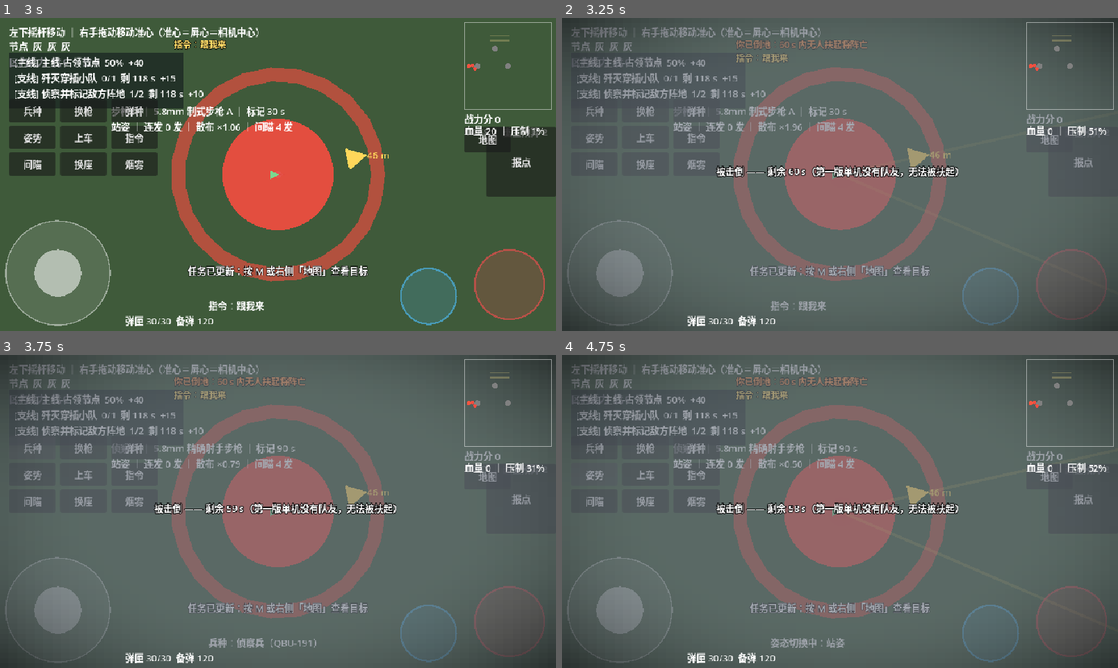
Above: before the commit, frames 1-4 (two rows, left to right).
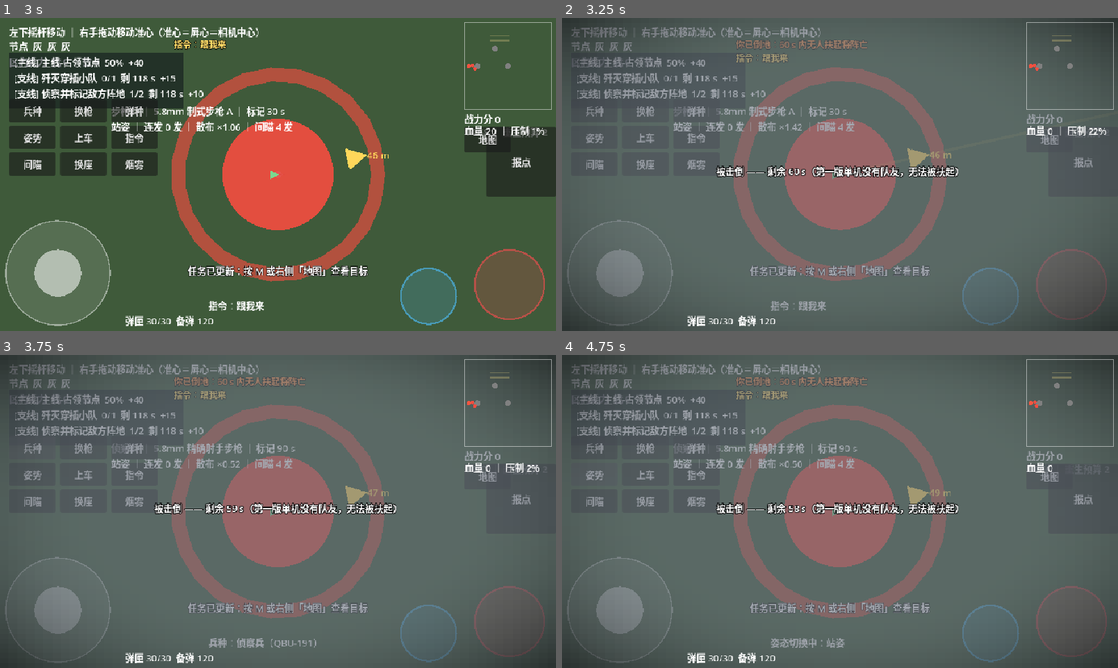
Above: after the commit, the same moments.

Repository: copperbookworm/jieyu-tactics
Game: Godot game, scene res://scenes/gameplay/Main.tscn
The game is run twice, just before and just after one commit, with the same random seed, the same clock (stepped at 60 frames per second) and the same inputs.
Inputs:
- Up to frame 1 (3 s): click "报点" at 0.5 s; click "敌人" at 1.25 s; click "指令" at 2 s; click "跟我来" at 2.75 s
- Up to frame 2 (3.25 s): no input
- Up to frame 3 (3.75 s): click "兵种" at 3.5 s
- Up to frame 4 (4.75 s): click "姿势" at 4.25 s

Frame 1 is identical in both runs. In frame 2, less than 0.1% of the frame differs, in the area x 41-97%, y 33-48%; in frame 3, less than 0.1%; in frame 4, 0.4%, in the area x 30-98%, y 14-85%.

Commit message:
第四十一版补丁3：倒地停火 + 安全重生落点
使用者真机反馈两条：① 被击倒之后仍会被敌人攻击；② 复活位置没换，复活在敌人旁边。

- 倒地停火：新增 Player.is_incapacitated()（downed or not alive）作为统一判据 ——
  步兵 Enemy._update_ai 与敌方载具 Vehicle._ai_update 在目标失去战斗能力时停火（步兵退回巡逻），
  Player.take_damage 在倒地期间直接返回（兜底：流弹 / 爆炸也不该继续削血）
- 安全落点：MatchFlow.pick_respawn_point()（纯函数）在「出生点 + 我方已占领节点」里挑离最近敌人最远的那个；
  最好的候选仍在 RESPAWN_SAFE_DISTANCE(60 m) 内时提示「落点附近有敌人」；相机中心跟着落点；
  重生点不再写死出生点（原实现 = 复活即被围）

验收：单元 30 脚本 894 项全绿（match_flow_test 38 → 49：选点 6 项 + 倒地免伤 3 项）；
集成冒烟 218 项全绿（+5：倒地停火 4 项 + 落点候选点 1 项，且「站着会开火」的对照项证明判定有效）。

文档：本项目开发进度.txt（第四十一版 ⑥）+ 解域游戏.docx（.bak84，check_office 通过）。

Diff:
--- a/data/config/GameConfig.gd
+++ b/data/config/GameConfig.gd
@@ -373,6 +373,9 @@
 const MATCH_DURATION := 900.0          # s，15 分钟
 const OVERTIME_DURATION := 180.0       # s，加时 3 分钟突然死亡
 const RESPAWN_BUDGET_MULTIPLIER := 2   # 重生预算 = 进攻方人数 × 2
+## m，重生点的「安全距离」参考值：候选点里挑离最近敌人最远的那个；
+## 若最好的候选仍在这个距离内，只是提示玩家「落点附近有敌人」，不强改落点（见 MatchFlow.pick_respawn_point）
+const RESPAWN_SAFE_DISTANCE := 60.0
 
 # ────────────── 评分（第一版只留两项，4.8）─────────────
 const SCORE_KILL := 1
--- a/entities/enemy/Enemy.gd
+++ b/entities/enemy/Enemy.gd
@@ -164,6 +164,13 @@
 
 ## AI：发现玩家（通视 + 距离内）→ 交战；只被烟挡住 → 朝最后已知位置盲射；否则巡逻
 func _update_ai(delta: float) -> void:
+	# 候选 Q（2026-10-02 使用者反馈「被敌人击倒之后仍会被攻击」）：目标已倒地或阵亡就不再打，
+	# 退回巡逻（人还在场上晃，但不再朝倒地的玩家开火）。
+	if _player != null and _player.has_method("is_incapacitated") \
+			and _player.is_incapacitated():
+		_state = AIState.PATROL
+		_move_patrol()
+		return
 	if _player == null or _grid == null:
 		return
 	_last_known_age += delta
--- a/entities/player/Player.gd
+++ b/entities/player/Player.gd
@@ -506,6 +506,10 @@
 func take_damage(amount: float) -> void:
 	if not alive:
 		return
+	if downed:
+		# 候选 Q（2026-10-02 使用者反馈「被敌人击倒之后仍会被攻击」）：倒地期间不再吃伤害。
+		# 敌人 AI 也会停止把倒地的玩家当目标，这里是兜底（流弹 / 爆炸也不该继续削血）。
+		return
 	hp = maxf(hp - amount, 0.0)
 	# 12.7.4 受击反馈：闪白（本体画白圈）+ 广播给相机做轻微屏幕震动
 	_hit_flash_left = GameConfig.HIT_FLASH_TIME
@@ -540,6 +544,11 @@
 	downed = false
 	downed_time_left = 0.0
 	hp = maxf(hp, GameConfig.DOWNED_REVIVE_HP)
+
+
+## 失去战斗能力（倒地或已阵亡）：敌人 AI 与重生流程都看这个，别再对它开火
+func is_incapacitated() -> bool:
+	return downed or not alive
 
 
 ## 重生（候选 Q 的战局流程用）。与上面的 revive() 是**两件事**，别混：
--- a/entities/vehicle/Vehicle.gd
+++ b/entities/vehicle/Vehicle.gd
@@ -392,6 +392,9 @@
 ## 敌方载具 AI（第一版）：发现玩家 → 车体慢慢转向、炮塔瞄准 → 对准后按更慢的节奏开火
 func _ai_update(delta: float) -> void:
 	if _player_ref == null:
+		return
+	# 候选 Q（2026-10-02 使用者反馈）：目标倒地 / 阵亡就不再开炮（步兵 Enemy 那边同一口径）
+	if _player_ref.has_method("is_incapacitated") and _player_ref.is_incapacitated():
 		return
 	var target_position: Vector2 = _player_ref.global_position
 	var to_player := target_position - global_position
--- a/systems/match/MatchFlow.gd
+++ b/systems/match/MatchFlow.gd
@@ -135,9 +135,54 @@
 		main.vehicles.vehicle.exit_vehicle()
 	if main.player == null:
 		return
-	main.player.respawn()
+	# 落点：出生点 + 我方已占领的节点（5.2 的重生语义 = 回己方控制区，不是死在原地，也不是固定出生点）
+	var candidates: Array = []
+	if main.player.respawn_point != Vector2.ZERO:
+		candidates.append(main.player.respawn_point)
+	if main.capture_zones != null:
+		for zone in main.capture_zones:
+			if zone.state == CaptureZone.State.BLUE:
+				candidates.append(zone.global_position)
+	var enemy_positions: Array = []
+	var tree := get_tree()
+	if tree != null:
+		for e in tree.get_nodes_in_group("enemy"):
+			enemy_positions.append(e.global_position)
+	var point: Vector2 = main.player.respawn_point
+	if not candidates.is_empty():
+		point = pick_respawn_point(candidates, enemy_positions)
+	var nearest := nearest_enemy_distance(point, enemy_positions)
+	if nearest < GameConfig.RESPAWN_SAFE_DISTANCE:
+		_hint("重生落点附近有敌人（最近 %.0f m）—— 小心" % nearest)
+	main.player.respawn(point)
 	if main.camera_controller != null:
-		main.camera_controller.crosshair_world = main.player.global_position
+		main.camera_controller.crosshair_world = point
+
+
+## 选重生点（纯函数，测试直接调）：候选点里挑「离最近敌人最远」的那个。
+## 候选 = 出生点 + 我方已占领的节点。若所有候选都贴着敌人，也返回其中最好的一个
+## （调用方负责提示；不强行改落点，因为「哪里能重生」本身是关卡设计问题）。
+static func pick_respawn_point(candidates: Array, enemy_positions: Array) -> Vector2:
+	if candidates.is_empty():
+		return Vector2.ZERO
+	if enemy_positions.is_empty():
+		return candidates[0]
+	var best: Vector2 = candidates[0]
+	var best_distance := -1.0
+	for c in candidates:
+		var d := nearest_enemy_distance(c, enemy_positions)
+		if d > best_distance:
+			best_distance = d
+			best = c
+	return best
+
+
+## 某个点到最近敌人的距离（场上没敌人时返回 INF）
+static func nearest_enemy_distance(point: Vector2, enemy_positions: Array) -> float:
+	var nearest := INF
+	for p in enemy_positions:
+		nearest = minf(nearest, point.distance_to(p))
+	return nearest
 
 
 func _finish(who: String, why: String) -> void:
--- a/test/match_flow_test.gd
+++ b/test/match_flow_test.gd
@@ -17,6 +17,8 @@
 	_test_clock_phases()
 	_test_respawn_budget()
 	_test_respawn_resets_player()
+	_test_pick_respawn_point()
+	_test_downed_player_ignores_damage()
 	print("—— 通过 %d 项 / 失败 %d 项 ——" % [_passed, _failed])
 	if _failed > 0:
 		print("！！ 有 %d 项失败，往上翻看期望与实际" % _failed)
@@ -101,6 +103,43 @@
 	p.free()
 
 
+## 重生点不能挑在敌人旁边（使用者 2026-10-02：复活在敌人旁边）
+func _test_pick_respawn_point() -> void:
+	var spawn := Vector2(0.0, 0.0)
+	var node := Vector2(1000.0, 0.0)
+	_check("选点：没敌人时用第一个候选（出生点）",
+			MatchFlowScript.pick_respawn_point([spawn, node], []), spawn)
+	# 敌人就压在出生点上 → 应该改选那个远点
+	_check("选点：出生点旁有敌人 → 换到更远的己方节点",
+			MatchFlowScript.pick_respawn_point([spawn, node], [Vector2(10.0, 0.0)]), node)
+	# 敌人在远点旁边 → 留在出生点
+	_check("选点：己方节点旁有敌人 → 留在出生点",
+			MatchFlowScript.pick_respawn_point([spawn, node], [Vector2(1010.0, 0.0)]), spawn)
+	# 哪都近 → 仍返回相对最好的那个
+	_check("选点：所有候选都贴着敌人 → 仍取最远的",
+			MatchFlowScript.pick_respawn_point([spawn, node],
+					[Vector2(5.0, 0.0), Vector2(900.0, 0.0)]), node)
+	_check("选点：候选为空 → 零向量", MatchFlowScript.pick_respawn_point([], []), Vector2.ZERO)
+	_check("距离：场上没敌人 → INF",
+			MatchFlowScript.nearest_enemy_distance(spawn, []) > 1.0e30, true)
+
+
+## 倒地期间不再吃伤害（兜底：即使有流弹 / 爆炸，也不该继续削血）
+func _test_downed_player_ignores_damage() -> void:
+	var p := PlayerUnit.new()
+	_check_true("健康时：is_incapacitated 为假", not p.is_incapacitated())
+	p.hp = 50.0
+	p.down()
+	_check_true("倒地后：is_incapacitated 为真", p.is_incapacitated())
+	p.take_damage(10.0)
+	_check("倒地后挨打不掉血（hp 保持 50）", p.hp, 50.0)
+	p.respawn(Vector2(1.0, 1.0))
+	_check_true("重生后：is_incapacitated 为假", not p.is_incapacitated())
+	p.take_damage(10.0)
+	_check("重生后挨打照常掉血（hp 90）", p.hp, 90.0)
+	p.free()
+
+
 func _test_respawn_budget() -> void:
 	var flow = MatchFlowScript.new()
 	flow.setup(null, 1)      # 1 人 ⇒ 预算 2
--- a/tools/run_integration_headless.gd
+++ b/tools/run_integration_headless.gd
@@ -112,6 +112,7 @@
 				_check_wreck_hittable()
 				_check_vehicle_smoke()
 				_check_respawn()
+				_check_downed_not_targeted()
 				# 候选 O 第三轮：被击倒时的视角（会把玩家打死，必须是最后一项）
 				_check_downed()
 				print("—— 集成冒烟：通过 %d 项 / 失败 %d 项 ——" % [_passed, _failed])
@@ -854,7 +855,8 @@
 	flow.phase = 0                        # Phase.PLAYING
 	var spawn: Vector2 = _main.player.respawn_point
 	_check_true("重生：出生点已记录（不是零向量）", spawn != Vector2.ZERO)
-	_main.player.global_position = spawn + Vector2(120.0, 80.0)   # 死在离出生点 140 m 处
+	var death_pos := spawn + Vector2(120.0, 80.0)
+	_main.player.global_position = death_pos                     # 死在离出生点 140 m 处
 	_main.player.suppression = 0.9
 	_main.player.hp = 0.0
 	_main.player.alive = true
@@ -863,10 +865,59 @@
 	_check("重生：预算扣 1", flow.budget, 1)
 	_check_true("重生：人复活了（不再停在阵亡态）", _main.player.alive)
 	_check("重生：血量补满", _main.player.hp, GameConfig.SOLDIER_HP)
-	_check("重生：回到出生点（不是死在原地）", _main.player.global_position, spawn)
+	# 落点现在是「出生点 + 我方节点」里离敌人最远的那个（候选 Q 的安全落点），不再写死出生点
+	var landed: Vector2 = _main.player.global_position   # _main 是鸭子类型，必须显式标类型
+	var is_candidate := landed == spawn
+	for zone in _main.capture_zones:
+		if landed == zone.global_position:
+			is_candidate = true
+	_check_true("重生：落在己方候选点（出生点 / 我方节点）上，不是死亡位置",
+			is_candidate and landed != death_pos)
 	_check("重生：压制清零", _main.player.suppression, 0.0)
 	_check_true("重生：不再是倒地态 + 输入解锁",
 			not _main.player.downed and not _main.player.input_locked)
+
+
+# ────────────── 倒地后不再被攻击（候选 Q，使用者 2026-10-02 反馈）──────────────
+
+func _check_downed_not_targeted() -> void:
+	var enemies := get_nodes_in_group("enemy")
+	_check_true("倒地停火：场上有敌人可测", enemies.size() > 0)
+	if enemies.is_empty():
+		return
+	var enemy = enemies[0]
+	_restore_player()
+	_main.player.global_position = enemy.global_position + Vector2(12.0, 0.0)   # 站到敌人眼前
+	enemy._update_ai(0.05)
+	var engaged: bool = int(enemy._state) == 1        # AIState.COMBAT
+	# 再倒地：应退回巡逻、并且不再开火
+	_main.player.hp = 0.0
+	_main.player.down()
+	enemy._update_ai(0.05)
+	_check("倒地停火：步兵敌人退回巡逻（不再交战）", int(enemy._state), 0)
+	_check_true("倒地停火：站着时会交战（说明这条判定真的有效）", engaged)
+	# 敌方坦克：站着会开炮，倒地的玩家不再挨炮
+	var tank = _main.vehicles.enemy_vehicle
+	if tank != null:
+		tank.destroyed = false
+		tank.hp = tank.max_hp
+		tank.ai_enabled = true
+		tank._player_ref = _main.player
+		tank.global_position = _main.player.global_position + Vector2(-100.0, 0.0)
+		tank.turret_facing = Vector2.RIGHT
+		tank._fire_cooldown = 0.0
+		var ammo_before: int = tank._ammo
+		_restore_player()
+		tank._ai_update(0.05)
+		var fired_when_alive: bool = tank._ammo < ammo_before
+		tank._ammo = ammo_before
+		tank._fire_cooldown = 0.0
+		_main.player.hp = 0.0
+		_main.player.down()
+		tank._ai_update(0.05)
+		_check("倒地停火：倒地的玩家不再挨坦克的炮", tank._ammo, ammo_before)
+		_check_true("倒地停火：站着时坦克会开炮（说明这条判定真的有效）", fired_when_alive)
+	_main.player.respawn()      # 收尾：让人站起来
 
 
 func _check_vehicle_smoke() -> void:
Not shown, changed: 本项目开发进度.txt
Not shown, added: 本项目开发进度.txt.bak-20261002-downtarget-post
